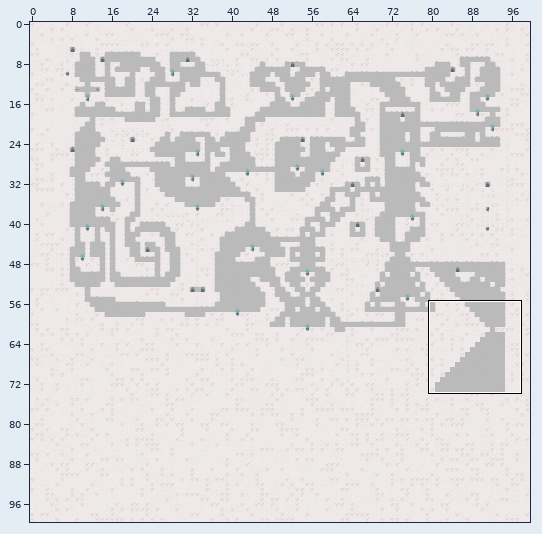
Tiled map -- tmx/map.tmx. Above, an overview of the earlier version with the close-up marked.
Close-up. Old version:
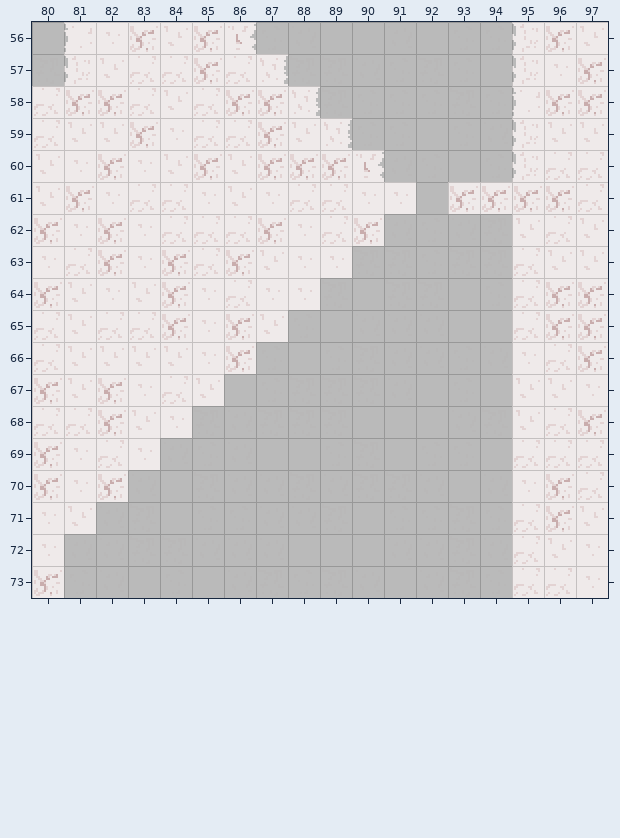
Cells are 16x16 px. Shown: x 80..97, y 56..73. The commit also changed other parts of the map, which this record leaves out.
The same view after the edit:
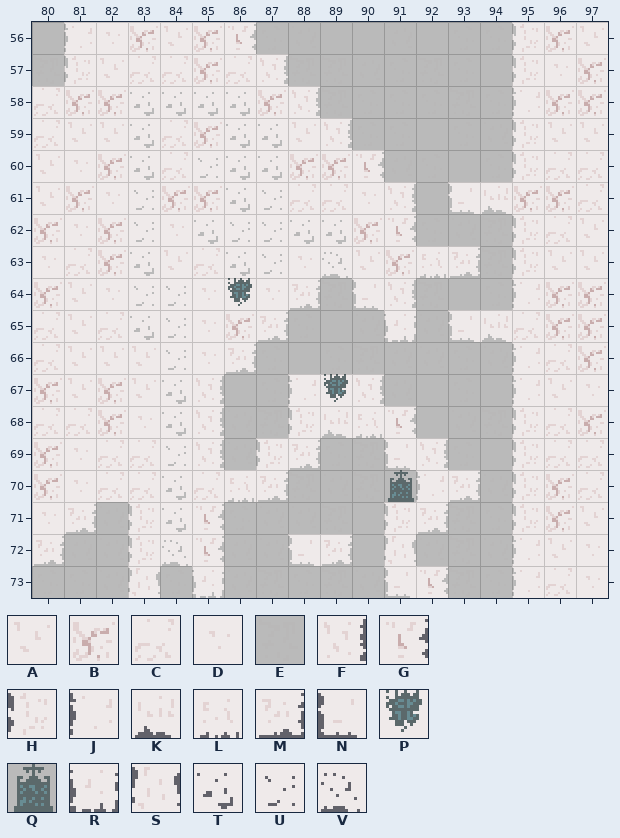
Key: from "TestSet": A 0, B 1, C 2, D 3, E 4, F 8, G 9, H 10, J 11, K 12, L 13, M 14, N 15, P 16, Q 20, R 24, S 25, T 27, U 28, V 31.
_ is an empty cell, . an unchanged one.
What changed:
--- layer "Background"
@@ x 91..91 @@
-70 E
+70 Q
--- layer "Collision"
@@ x 80..95 @@
-58 ...CACB.........
-59 ...BDCCB........
-60 ...DABAB........
-61 ...CCDAD...D.BB.
-62 ...DCCCBDC._...A
-63 ...DB.BA.D____.C
-64 ...AB.C.D.__...C
-65 ...CB..A..._.__.
-66 ....A.B........D
-67 ...DCA..___....A
-68 ...AD_..____...A
-69 ...D._.__..__..C
-70 ..B_.___....__.D
-71 .A._._.....__..C
-72 D.._._..__._...C
-73 B.._._.....__..C
+58 ...____.........
+59 ..._CB__........
+60 ..._C___........
+61 ..._BB__...F.NK.
+62 ..._D_____.G...H
+63 ..._A.__._ABLM.H
+64 ...__.P.M.NF...J
+65 ...__..M...R.NK.
+66 ...._.M........J
+67 ...A_F..JPF....J
+68 ...D_F..HKLG...H
+69 ...C.F.HM..NF..H
+70 ..CC.CLM....JM.H
+71 .M.H.G.....HM..H
+72 M..H.G..NM.S...J
+73 _..S.R.....NG..J
--- layer "Foreground"
@@ x 83..89 @@
-58 ____...
-59 _..__..
-60 _.___..
-61 _..__..
-62 _._____
-63 _..__._
-64 __.....
-65 __.....
-66 ._.....
-67 ._.....
-68 ._.....
-69 ._.....
-70 ._.....
-71 ._.....
-72 ._.....
+58 TTTT...
+59 T..TT..
+60 T.UTT..
+61 U..TU..
+62 U.TUUTT
+63 T..TU.V
+64 UU.....
+65 TU.....
+66 .U.....
+67 .T.....
+68 .T.....
+69 .U.....
+70 .T.....
+71 .T.....
+72 .V.....
Boxes around the changes in both close-ups, in picture pixels (x1, y1, x2, y2):
changed: (32, 88, 540, 598)
